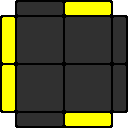
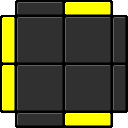
Comparing the layer stacks of the two (128, 128) images. Changes:
painted on "border" over (2, 2, 111, 126)
painted on "color" over (2, 2, 126, 126)
